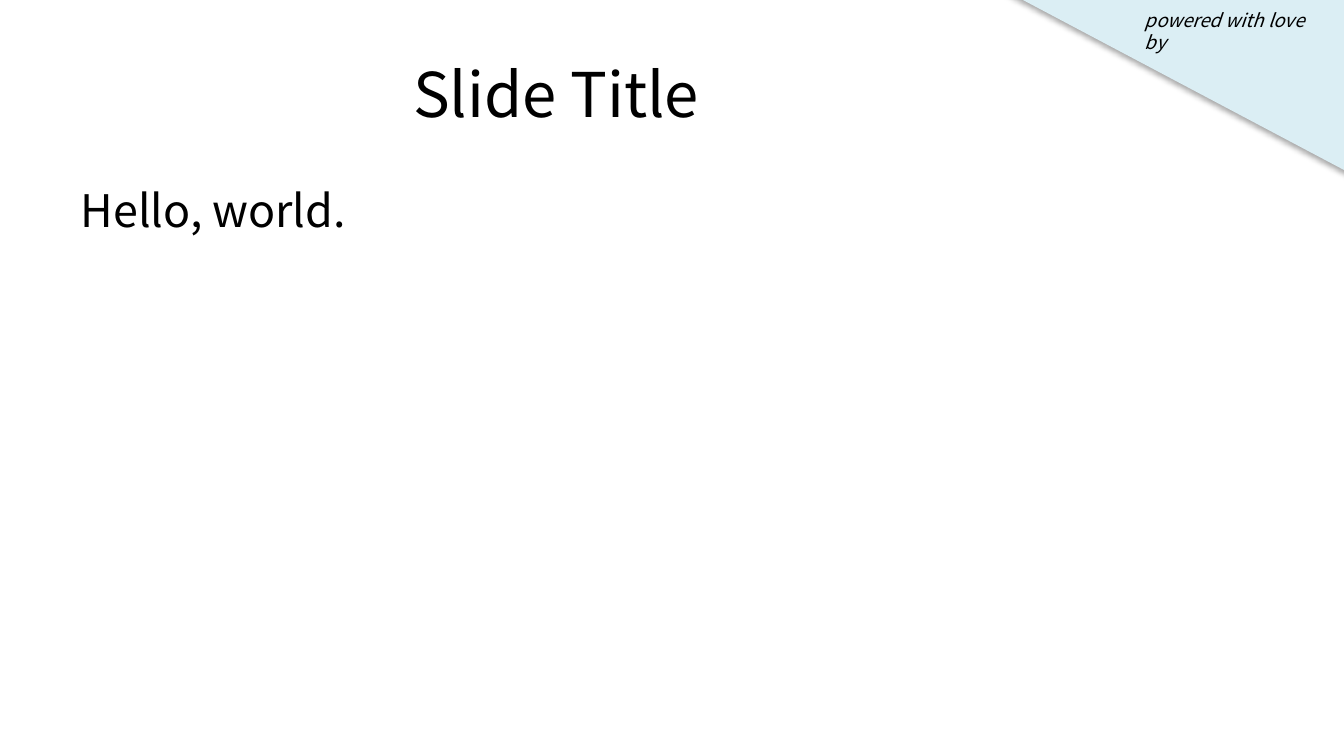
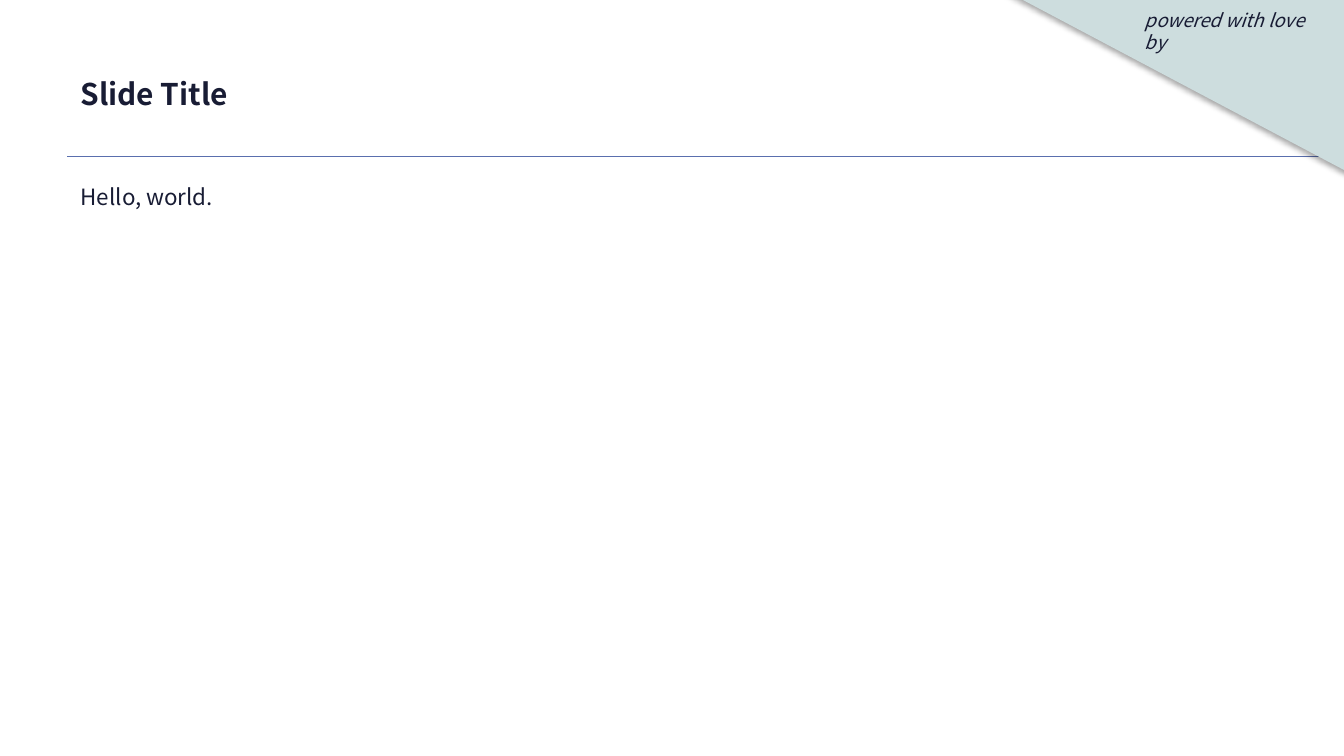
Before and after one commit to welovedatascience/targeter, a slide deck: slide 2 of inst/ressources/targeter-report.pptx. Drawn at 1344x756 pixels with LibreOffice and Linux fonts; fonts in the diff are those of the drawing; background and template pictures are left out. Boxes give left, top, right and bottom in pixels: in the first picture for what was removed or moved away, otherwise in the second. Text is boxed around its words. In the diff, an @@ line names an element or a change of style, - is before the commit and + after.

```diff
--- a/inst/ressources/targeter-report.pptx
+++ b/inst/ressources/targeter-report.pptx
@@ right triangle at (995, 0, 1344, 179): fill #DBEEF4 to #CDDDDE @@
@@ text "powered with love by" at (1145, 12, 1304, 54): text colour #000000 to #181C34 @@
@@ title "Slide Title" at (81, 81, 228, 106): size 33 to 16 pt, text colour #000000 to #181C34, bold on; alignment centre to left @@
@@ text "Hello, world." at (81, 187, 214, 209): size 24 to 12 pt, text colour #000000 to #181C34; less space between paragraphs @@
@@ line added from (67, 156) to (1344, 156), #5A6FAE 0.75 pt @@
```
Also in this commit, not shown: 3 other slides changed, 8 other files.
